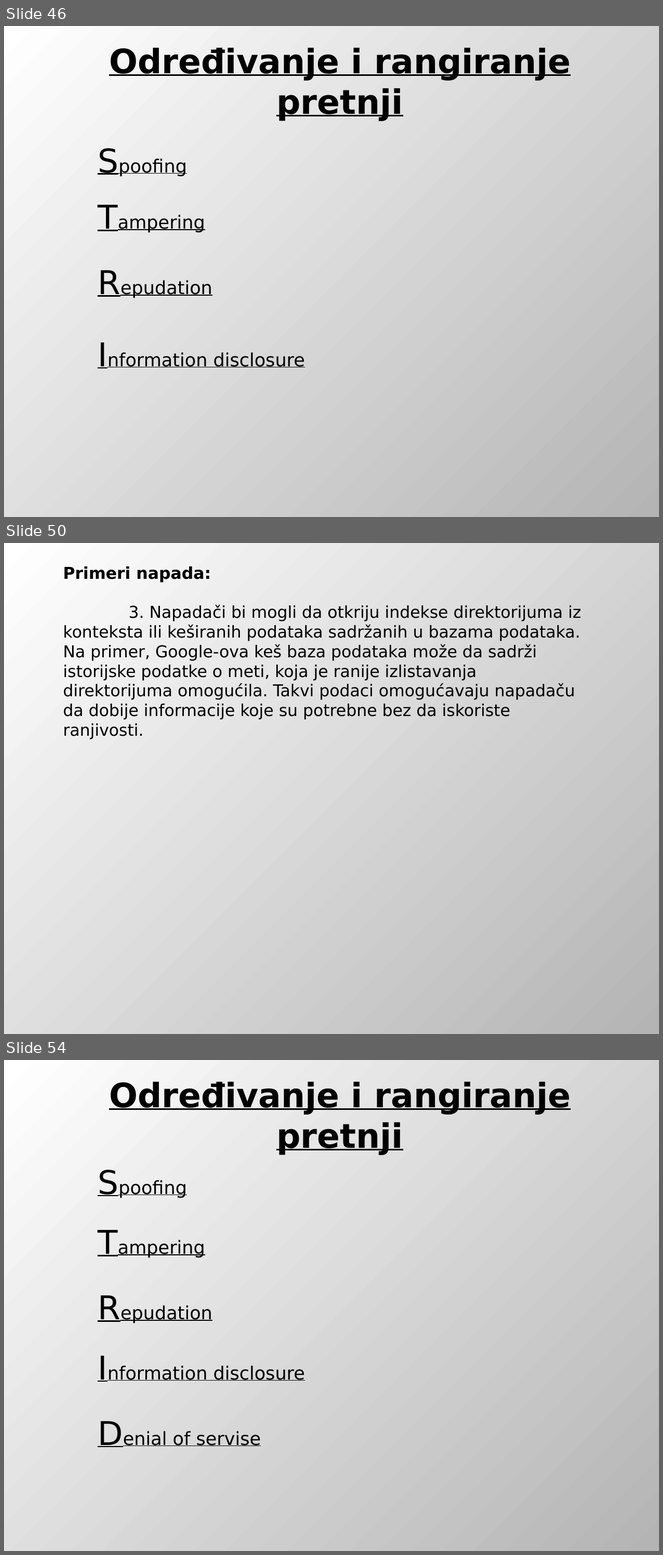
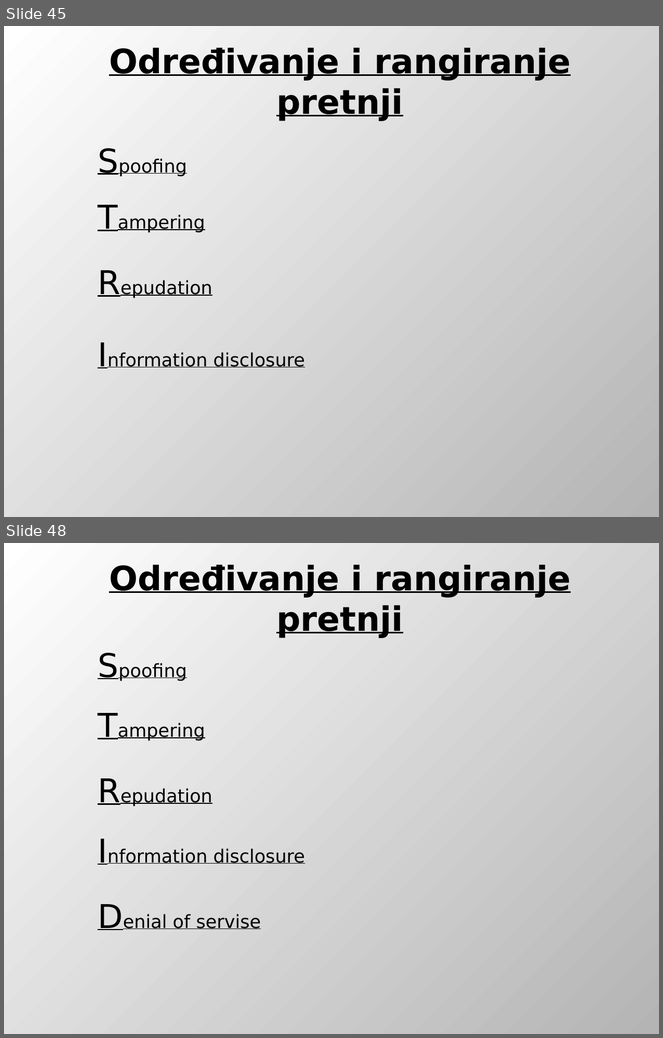
Before and after one commit to DejanUrosevic/XML-Projekat, a slide deck: Model Pretnji.pptx. Shown one above the other, each under a label of ours: slides 46, 50 and 54 before the commit, slides 45 and 48 after it; the slides between them are not shown. The pictures are 663x1555 and 663x1038 pixels, drawn with LibreOffice and Linux fonts; fonts in the diff are those of the drawing. Boxes give left, top, right and bottom in pixels: in the first picture for what was removed or moved away, otherwise in the second. Text is boxed around its words. In the diff, an @@ line names an element or a change of style, - is before the commit and + after.

```diff
--- a/Model Pretnji.pptx
+++ b/Model Pretnji.pptx
@@ slide 50 removed at [4,543,659,1034], background gradient #FFFFFF to #B4B4B4 @@
@@ text removed at [63,566,581,740] @@
-Primeri napada:
-3. Napadači bi mogli da otkriju indekse direktorijuma iz konteksta ili keširanih podataka sadržanih u bazama podataka. Na primer, Google-ova keš baza podataka može da sadrži istorijske podatke o meti, koja je ranije izlistavanja direktorijuma omogućila. Takvi podaci omogućavaju napadaču da dobije informacije koje su potrebne bez da iskoriste ranjivosti.
@@ what was slide 46 is now slide 45 @@
@@ what was slide 54 is now slide 48 @@
```
Also in this commit, not shown: 2 slides changed, 2 slides added, 7 other slides removed.
